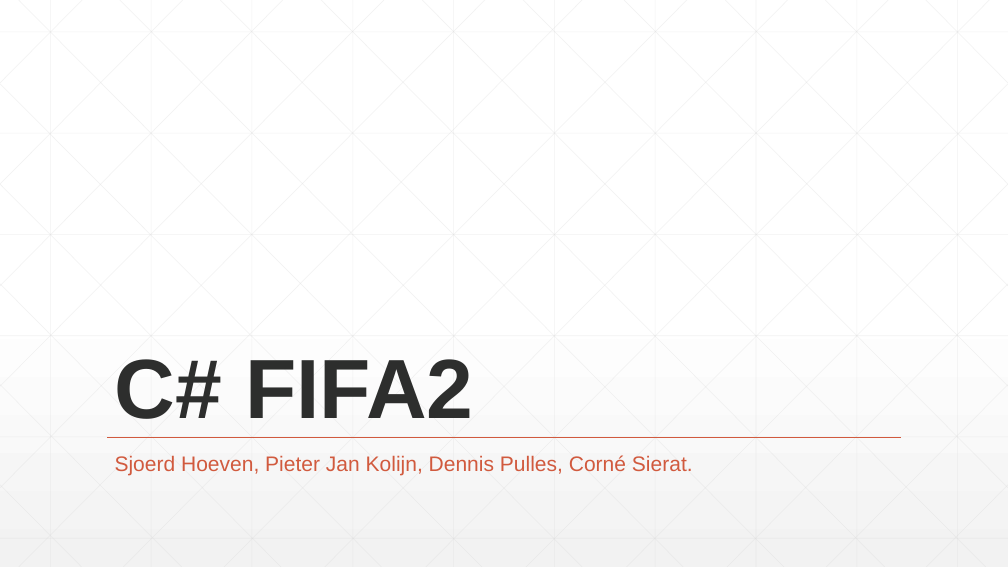
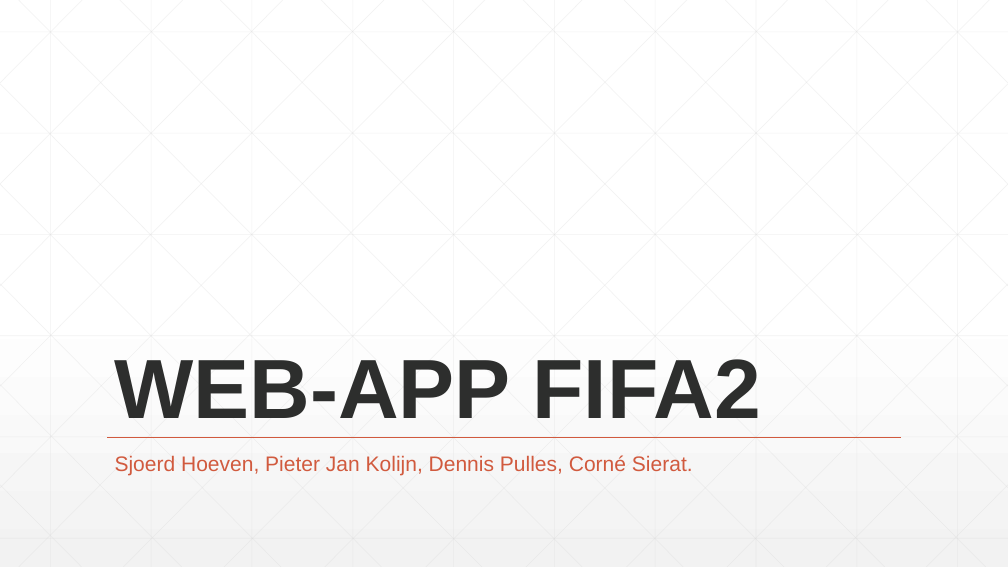
Before and after one commit to Fifa2/project_fifa, a slide deck: slide 1 of inleveren web-app/documentatie/webpresentatie.pptx. Drawn at 1008x567 pixels with LibreOffice and Linux fonts; fonts in the diff are those of the drawing. Boxes give left, top, right and bottom in pixels: in the first picture for what was removed or moved away, otherwise in the second. Text is boxed around its words. In the diff, an @@ line names an element or a change of style, - is before the commit and + after.

Commit message:
edti presentatie

```diff
--- a/inleveren web-app/documentatie/webpresentatie.pptx
+++ b/inleveren web-app/documentatie/webpresentatie.pptx
@@ title at (115, 359, 762, 418): text changed @@
-C# FIFA2
+WEB-APP FIFA2
```
